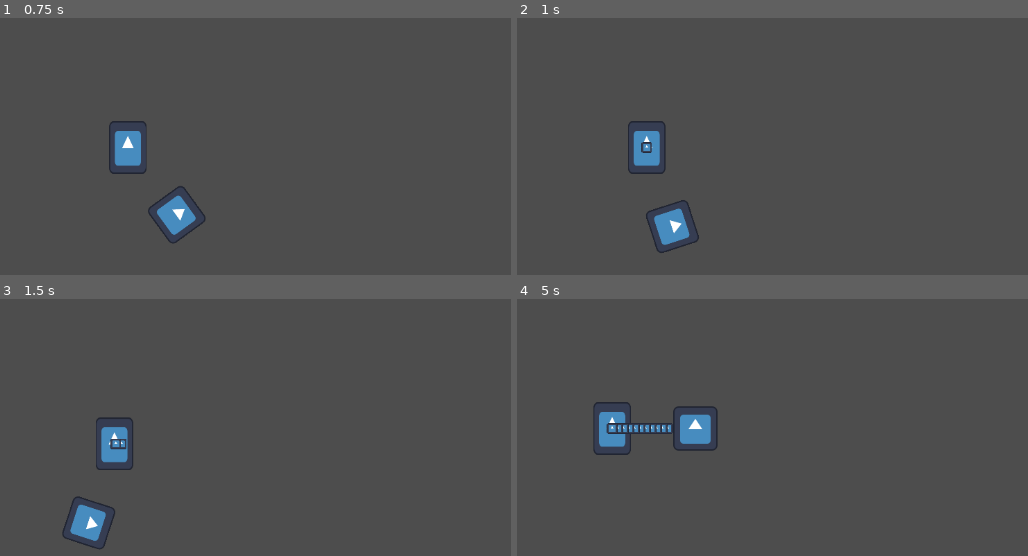
Above: before the commit, frames 1-4 (two rows, left to right).
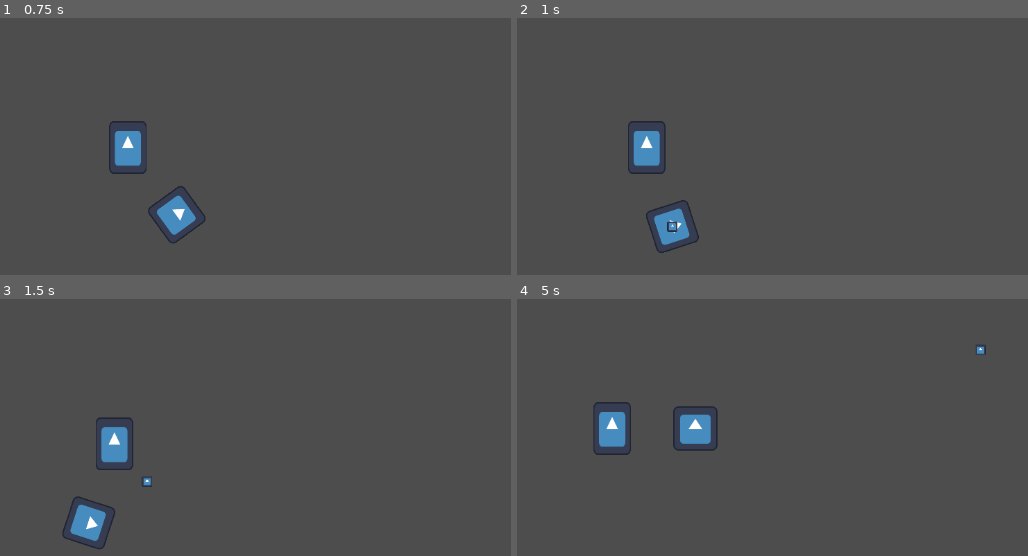
Above: after the commit, the same moments.

Repository: ACristoff/strangecompanion
Game: Godot game, scene res://game/manager.tscn
Same seed, same stepped clock (60 frames per second), same inputs: the game is played once before the commit and once after it. Before the commit the project has no main scene; this scene is started directly in both runs. The engine's default icon, where the game draws it, is replaced by a stand-in: a white triangle on a blue panel in a dark square.
Inputs:
- Up to frame 1 (0.75 s): hold Right (ui_right) from 0.53 s (still down)
- Up to frame 2 (1 s): keep holding Right (ui_right)
- Up to frame 3 (1.5 s): release Right (ui_right) at 1.28 s; hold Down (ui_down) from 1.28 s (still down)
- Up to frame 4 (5 s): release Down (ui_down) at 2.03 s; hold Right (ui_right) 2.03-2.78 s; hold Up (ui_up) 2.78-3.53 s; hold Left (ui_left) from 3.53 s (still down)

Frame 1 is identical in both runs. In frame 2, 0.2% of the frame differs, in the area x 24-32%, y 48-84%; in frame 3, 0.2%; in frame 4, 0.5%, in the area x 17-92%, y 17-53%.
Error before the commit: Invalid assignment of property or key 'text' with value of type 'String' on a base object of type 'null instance'. (res://game/UI/ui_root.gd:24)

Commit message:
bullet wip3

Diff:
--- a/game/game.tscn
+++ b/game/game.tscn
@@ -9,3 +9,4 @@
 position = Vector2(591, 331)
 
 [node name="UIRoot" parent="." instance=ExtResource("2_d750s")]
+script = null
--- a/game/player/bullet.gd
+++ b/game/player/bullet.gd
@@ -1,14 +1,16 @@
 extends Area2D
 
-@export var speed = 20
+@export var speed = 40
 @onready var visible_notifier = $VisibleOnScreenNotifier2D
 
 # Called when the node enters the scene tree for the first time.
 func _ready():
+	print("THEREFORE I AM")
 	pass # Replace with function body.
 
 
 # Called every frame. 'delta' is the elapsed time since the previous frame.
 func _process(delta):
 	global_position.x += speed*delta
+	#print(global_position)
 	pass
--- a/game/player/bullet.tscn
+++ b/game/player/bullet.tscn
@@ -5,14 +5,17 @@
 
 [sub_resource type="CircleShape2D" id="CircleShape2D_d1frv"]
 
-[node name="Bullet" type="Area2D"]
+[node name="Node2D" type="Node2D"]
+
+[node name="Bullet" type="Area2D" parent="."]
 script = ExtResource("1_fdory")
+speed = 200
 
-[node name="Sprite2D" type="Sprite2D" parent="."]
+[node name="Sprite2D" type="Sprite2D" parent="Bullet"]
 scale = Vector2(0.118164, 0.118164)
 texture = ExtResource("1_n61bu")
 
-[node name="CollisionShape2D" type="CollisionShape2D" parent="."]
+[node name="CollisionShape2D" type="CollisionShape2D" parent="Bullet"]
 shape = SubResource("CircleShape2D_d1frv")
 
-[node name="VisibleOnScreenNotifier2D" type="VisibleOnScreenNotifier2D" parent="."]
+[node name="VisibleOnScreenNotifier2D" type="VisibleOnScreenNotifier2D" parent="Bullet"]
--- a/game/player/witch.gd
+++ b/game/player/witch.gd
@@ -27,7 +27,7 @@
 	}
 }
 
-var current_mode = SHOOT_MODE.HOMING
+var current_mode = SHOOT_MODE.BIG
 
 var face_right = true
 
@@ -64,14 +64,12 @@
 
 
 func on_shoot_timeout():
-	print("bang!")
 	var lode_pos = lode.position
 	var my_pos = self.position
 	var angle = lode_pos.angle_to_point(my_pos)
-	print(rad_to_deg(angle) , lode_pos, my_pos)
-	#var bullet = bullet.instance
-	#get_parent().
+	#print(rad_to_deg(angle) , lode_pos, my_pos)
 	var new_bullet = BULLET.instantiate()
-	self.add_child(new_bullet)
-	new_bullet.global_position = global_position
+	get_parent().add_child(new_bullet)
+	#new_bullet.rotation(rad_to_deg(angle))
+	new_bullet.global_position = lode.global_position
 	pass # Replace with function body.
--- a/project.godot
+++ b/project.godot
@@ -11,5 +11,6 @@
 [application]
 
 config/name="StrangeCompanion"
+run/main_scene="res://game/manager.tscn"
 config/features=PackedStringArray("4.3", "Forward Plus")
 config/icon="res://icon.svg"
